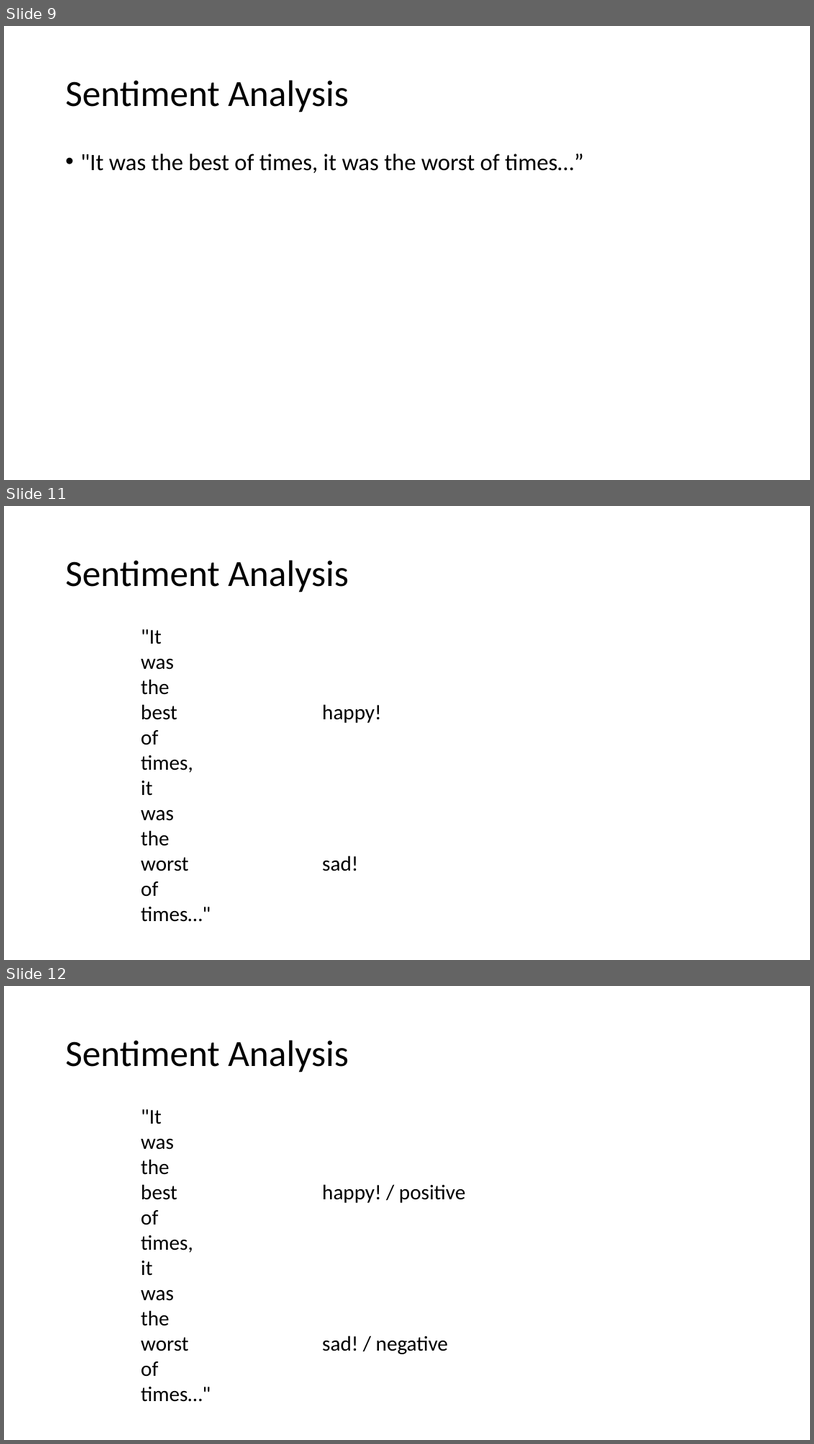
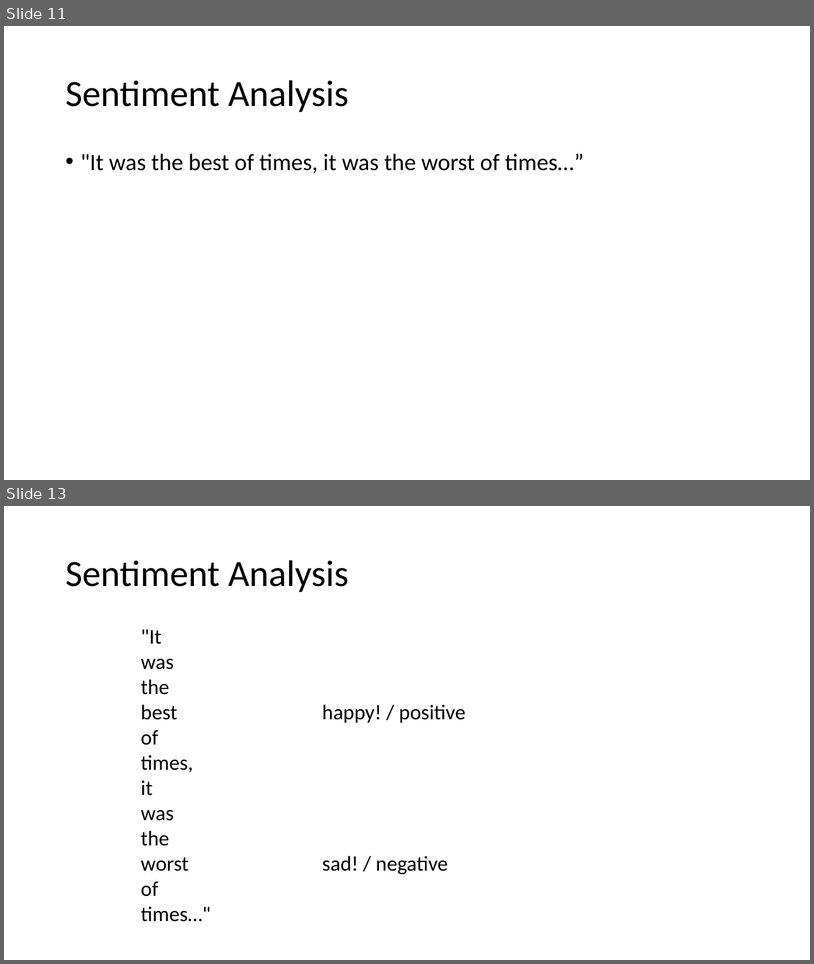
Before and after one commit to scholarslab/praxis, a slide deck: assets/workshop-on-workshops/workshop-on-workshops.pptx. Shown one above the other, each under a label of ours: slides 9, 11 and 12 before the commit, slides 11 and 13 after it; the slides between them are not shown. The pictures are 814x1444 and 814x964 pixels, drawn with LibreOffice and Linux fonts; fonts in the diff are those of the drawing. Boxes give left, top, right and bottom in pixels: in the first picture for what was removed or moved away, otherwise in the second. Text is boxed around its words. In the diff, an @@ line names an element or a change of style, - is before the commit and + after.

```diff
--- a/assets/workshop-on-workshops/workshop-on-workshops.pptx
+++ b/assets/workshop-on-workshops/workshop-on-workshops.pptx
@@ slide 11 removed at [4,506,810,960], background #FFFFFF @@
@@ title removed at [65,560,349,592] @@
-Sentiment Analysis
@@ text removed at [141,629,211,921] @@
-"It
-was
-the
-best happy!
-of
-times,
-it
-was
-the
-worst sad!
-of
-times…"
@@ what was slide 9 is now slide 11 @@
@@ what was slide 12 is now slide 13 @@
```
Also in this commit, not shown: 11 slides changed, 3 slides added, 4 other slides removed, 2 other files.
